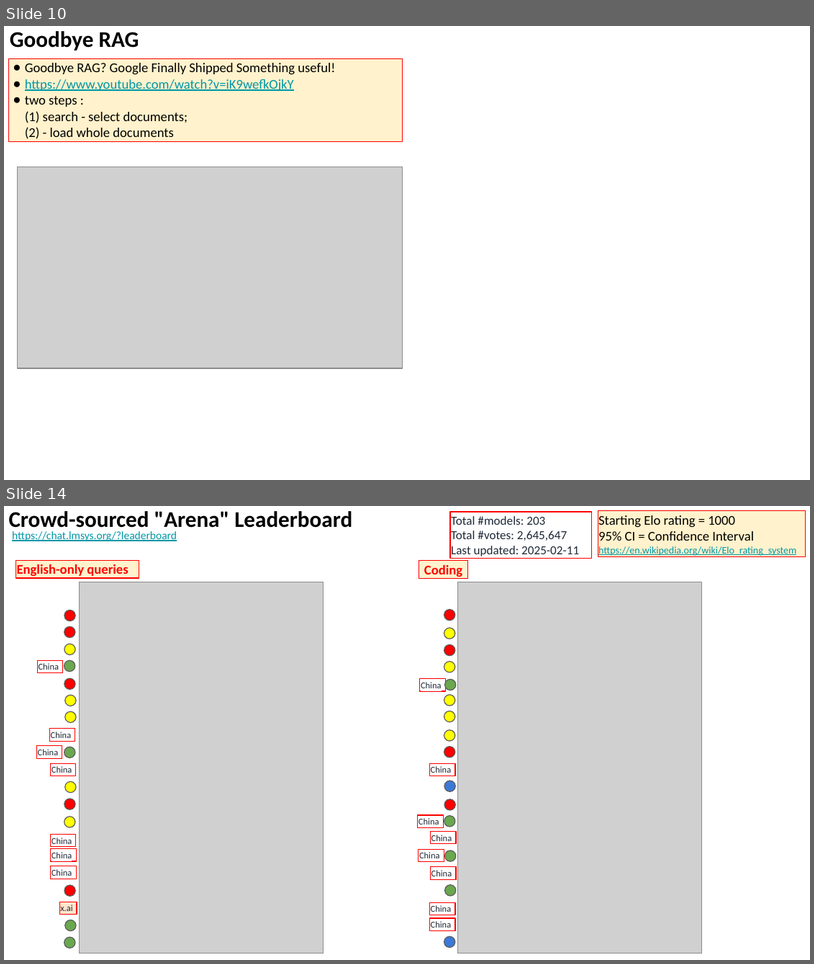
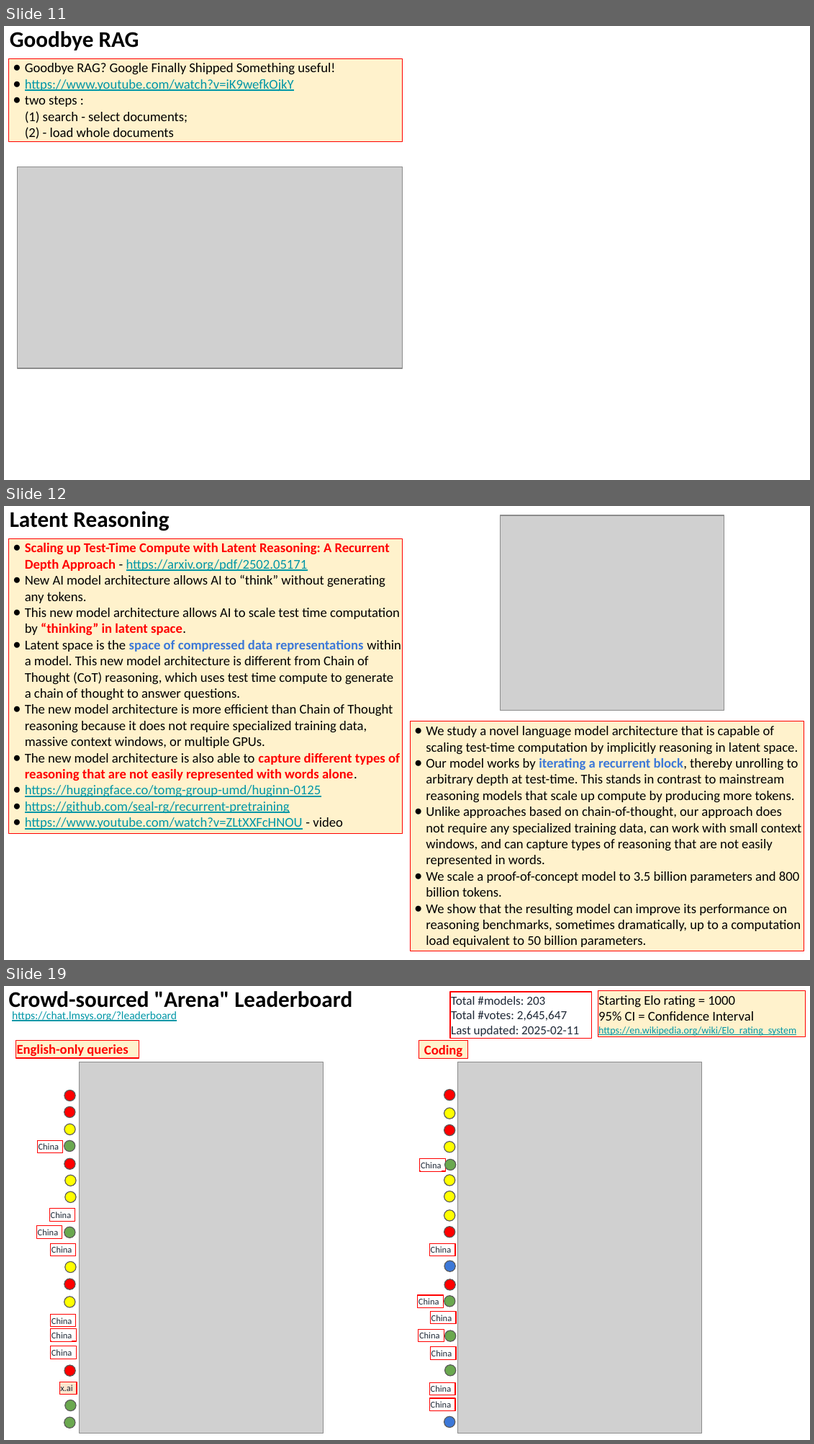
Before and after one commit to lselector/seminar, a slide deck: 2025/2025-02-14-AI-Updates.pptx. Shown one above the other, each under a label of ours: slides 10 and 14 before the commit, slides 11, 12 and 19 after it; the slides between them are not shown. The pictures are 814x964 and 814x1444 pixels, drawn with LibreOffice and Linux fonts; fonts in the diff are those of the drawing; grey boxes stand for pictures. Boxes give left, top, right and bottom in pixels: in the first picture for what was removed or moved away, otherwise in the second. Text is boxed around its words. In the diff, an @@ line names an element or a change of style, - is before the commit and + after.

```diff
--- a/2025/2025-02-14-AI-Updates.pptx
+++ b/2025/2025-02-14-AI-Updates.pptx
@@ slide 12 added at <box>4,506,810,960</box>, background #FFFFFF @@
@@ text added at <box>10,511,169,531</box>, 20 pt, text #000000, bold @@
+Latent Reasoning
@@ picture added at <box>501,515,725,710</box> @@
@@ rectangle added at <box>9,538,403,834</box>, fill #FFF2CC, outline #FF0000 0.75 pt, 12 pt, text #000000 @@
+● Scaling up Test-Time Compute with Latent Reasoning: A Recurrent Depth Approach - https://arxiv.org/pdf/2502.05171
+● New AI model architecture allows AI to “think” without generating any tokens.
+● This new model architecture allows AI to scale test time computation by “thinking” in latent space.
+● Latent space is the space of compressed data representations within a model. This new model architecture is different from Chain of Thought (CoT) reasoning, which uses test time compute to generate a chain of thought to answer questions.
+● The new model architecture is more efficient than Chain of Thought reasoning because it does not require specialized training data, massive context windows, or multiple GPUs.
+● The new model architecture is also able to capture different types of reasoning that are not easily represented with words alone.
+● https://huggingface.co/tomg-group-umd/huginn-0125
+● https://github.com/seal-rg/recurrent-pretraining
+● https://www.youtube.com/watch?v=ZLtXXFcHNOU - video
@@ rectangle added at <box>410,721,805,951</box>, fill #FFF2CC, outline #FF0000 0.75 pt, 12 pt, text #000000 @@
+● We study a novel language model architecture that is capable of scaling test-time computation by implicitly reasoning in latent space.
+● Our model works by iterating a recurrent block, thereby unrolling to arbitrary depth at test-time. This stands in contrast to mainstream reasoning models that scale up compute by producing more tokens.
+● Unlike approaches based on chain-of-thought, our approach does not require any specialized training data, can work with small context windows, and can capture types of reasoning that are not easily represented in words.
+● We scale a proof-of-concept model to 3.5 billion parameters and 800 billion tokens.
+● We show that the resulting model can improve its performance on reasoning benchmarks, sometimes dramatically, up to a computation load equivalent to 50 billion parameters.
@@ what was slide 10 is now slide 11 @@
@@ what was slide 14 is now slide 19 @@
```
Also in this commit, not shown: 6 slides changed, 4 other slides added.
